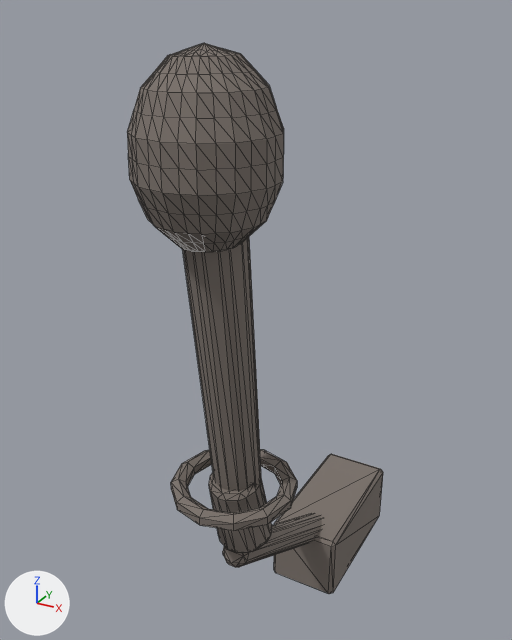
The glTF model assets/models/p_torch.glb, before and after one commit.
Rendered twice from a camera (50 mm lens) standing at (0.542, -1.283, 1.205) and looking at (-0.087, -0.141, 0.634). The axes (+X, +Y, +Z) are drawn at lower left. The lights are the same throughout. The picture after the commit comes second. Mesh edges are drawn as thin lines. Vertices at exactly the same position are counted once.

Objects in the first picture: 'torch'.
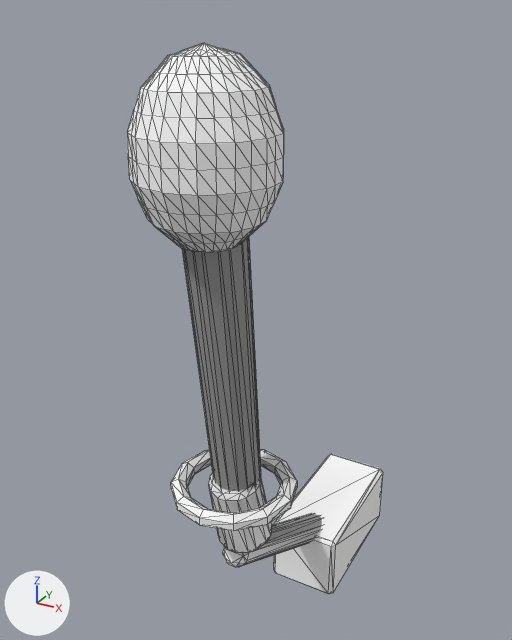
What changed in the scene script:
```text
Change mat_torch:
    remove n2 = _N.new('ShaderNodeMix'); n2.name = 'Mix'
    remove n2.data_type = 'RGBA'
    remove n2.blend_type = 'MULTIPLY'
    remove n2.inputs[0].default_value = 1.0  # 'Factor'
    remove n2.inputs[7].default_value = (0.2, 0.17, 0.15, 1.0)  # 'B', grey #7c736c
    where n0 = _N.new('ShaderNodeBsdfPrincipled'); n0.name = 'Principled BSDF'
    where n3 = _N.new('ShaderNodeVertexColor'); n3.name = 'Color Attribute'
    remove _L.new(n2.outputs[2], n0.inputs[0])  # 'Result' to 'Base Color'
    remove _L.new(n3.outputs[0], n2.inputs[6])  # 'Color' to 'A'
    add _L.new(n3.outputs[0], n0.inputs[0])  # 'Color' to 'Base Color'
Change me_cube:
    where me_cube.from_pydata(...)  # 606 vertices, 1192 faces; spans x -0.114..0.114, y -0.55..0.27, z -0.08..1.164
    used by ob_torch; location = (0.0, 0.0, 0.0)
    me_cube part 1: 619 kept faces spanning x -0.114..0.114, y -0.534..0.261, z -0.071..1.052 get new vertex colours
```

Where the change shows, as pixel boxes (x1, y1, x2, y2) in the pictures (512 x 640 px):
'torch', recoloured, reshaped (lighter)
    both: (127, 43, 383, 594)
part 1 of me_cube, recoloured (lighter)
    both: (143, 205, 380, 594)
